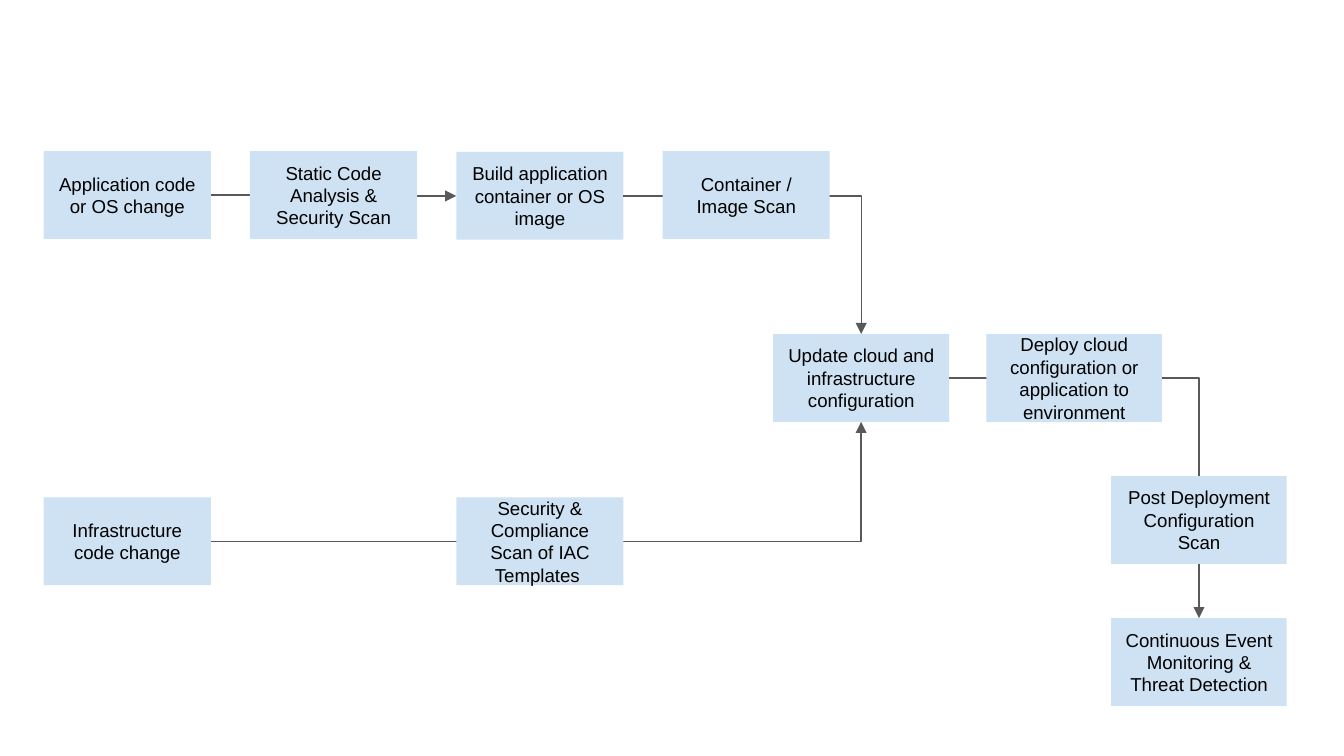
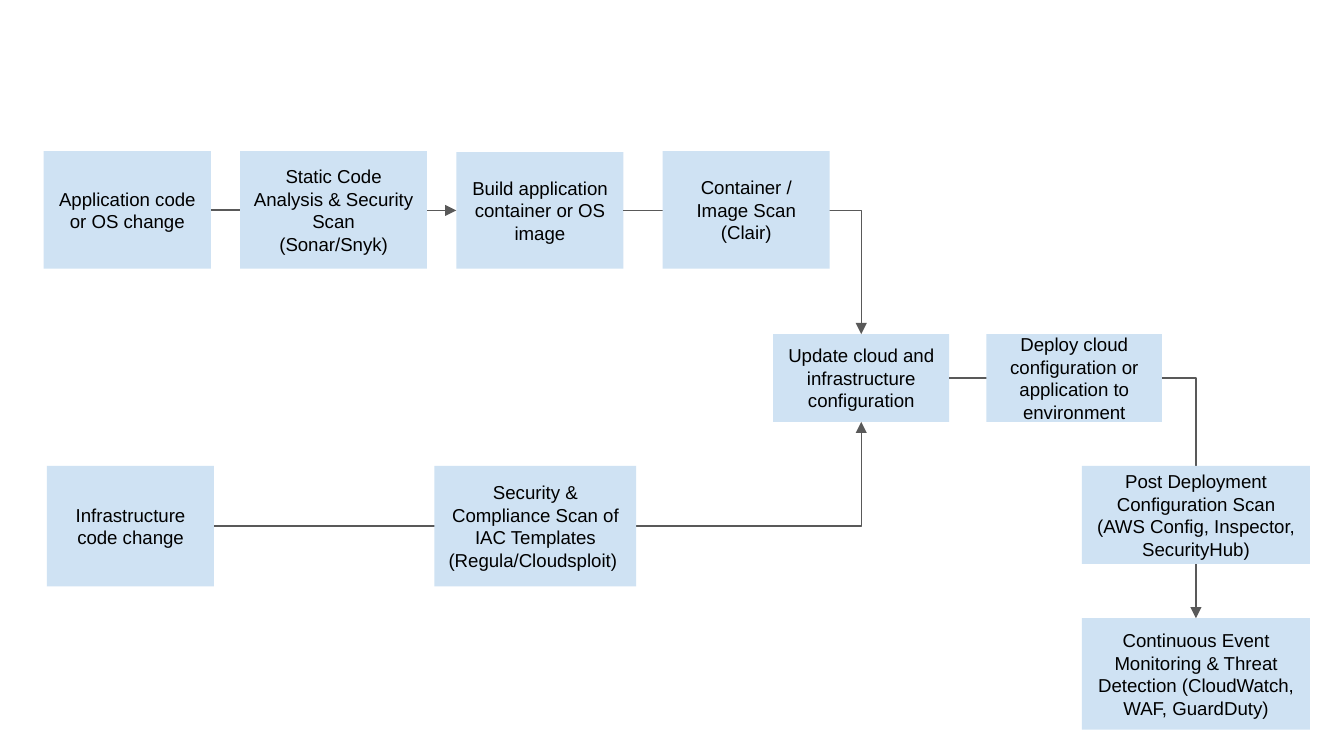
Before and after one commit to ianboucher/udacity-cloud-architect-security, a slide deck: slide 1 of src/section-4-devsecops-pipeline-design/DevSecOpsPipeline.pptx. Drawn at 1344x756 pixels with LibreOffice and Linux fonts; fonts in the diff are those of the drawing. Boxes give left, top, right and bottom in pixels: in the first picture for what was removed or moved away, otherwise in the second. Text is boxed around its words. In the diff, an @@ line names an element or a change of style, - is before the commit and + after.

```diff
--- a/src/section-4-devsecops-pipeline-design/DevSecOpsPipeline.pptx
+++ b/src/section-4-devsecops-pipeline-design/DevSecOpsPipeline.pptx
@@ rectangle "Application code or OS change": place and size @@
-rectangle "Application code or OS change" at [43, 151, 210, 238]
+rectangle "Application code or OS change" at [43, 151, 210, 269]
@@ rectangle "Static Code Analysis & Security ...": place and size @@
-rectangle "Static Code Analysis & Security ..." at [250, 151, 417, 238]
+rectangle "Static Code Analysis & Security ..." at [241, 151, 427, 269]
@@ rectangle "Build application container or OS ...": place and size @@
-rectangle "Build application container or OS ..." at [457, 152, 624, 239]
+rectangle "Build application container or OS ..." at [457, 152, 624, 269]
@@ rectangle "Container / Image Scan (Clair)": place and size @@
-rectangle "Container / Image Scan (Clair)" at [663, 151, 829, 238]
+rectangle "Container / Image Scan (Clair)" at [663, 151, 829, 269]
@@ text in rectangle at [697, 180, 795, 243]: text changed @@
-Container / Image Scan
+Container / Image Scan (Clair)
@@ elbow arrow moved from (211, 195) - (457, 196) to (211, 210) - (457, 211) @@
@@ text in rectangle at [279, 237, 388, 255]: paragraph added @@
+(Sonar/Snyk)
@@ elbow arrow moved from (624, 196) - (862, 335) to (624, 211) - (862, 335) @@
@@ elbow arrow (949, 378) - (1196, 618): route changed @@
@@ elbow arrow moved from (211, 542) - (862, 422) to (214, 527) - (862, 422) @@
@@ rectangle "Infrastructure code change": place and size @@
-rectangle "Infrastructure code change" at [43, 497, 210, 585]
+rectangle "Infrastructure code change" at [47, 466, 214, 587]
@@ rectangle "Security & Compliance Scan of ...": place and size @@
-rectangle "Security & Compliance Scan of ..." at [457, 497, 624, 585]
+rectangle "Security & Compliance Scan of ..." at [434, 466, 636, 587]
@@ rectangle "Post Deployment Configuration Scan": place and size @@
-rectangle "Post Deployment Configuration Scan" at [1111, 476, 1288, 563]
+rectangle "Post Deployment Configuration Scan" at [1082, 466, 1310, 564]
@@ text in rectangle at [449, 485, 619, 571]: text changed @@
-Security & Compliance Scan of IAC Templates
+Security & Compliance Scan of IAC Templates
+(Regula/Cloudsploit)
@@ text in rectangle at [1097, 519, 1295, 560]: paragraph added @@
+(AWS Config, Inspector, SecurityHub)
@@ rectangle "Continuous Event Monitoring & Threat ...": place and size @@
-rectangle "Continuous Event Monitoring & Threat ..." at [1111, 618, 1288, 706]
+rectangle "Continuous Event Monitoring & Threat ..." at [1082, 618, 1310, 730]
@@ text in rectangle at [1098, 633, 1294, 719]: text changed @@
-Continuous Event Monitoring & Threat Detection
+Continuous Event Monitoring & Threat Detection (CloudWatch, WAF, GuardDuty)
```
Also in this commit, not shown: 4 other files.
